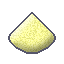
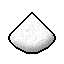
Layered file, before and after one edit (64x64). Changes by layer:
hid "glowstone dust" over [10, 14, 54, 52]
showed "sugar" over [10, 14, 54, 52]
